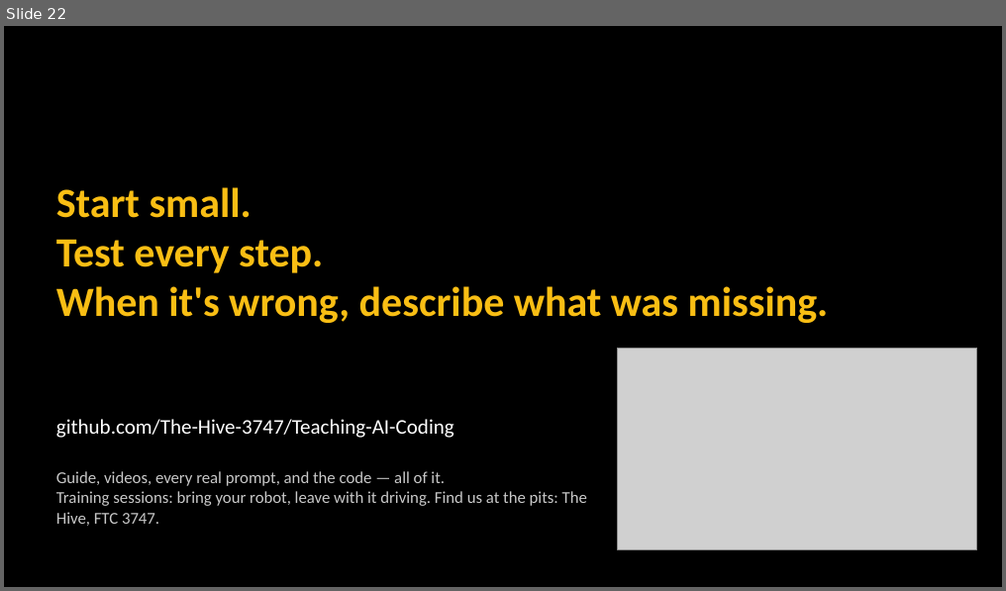
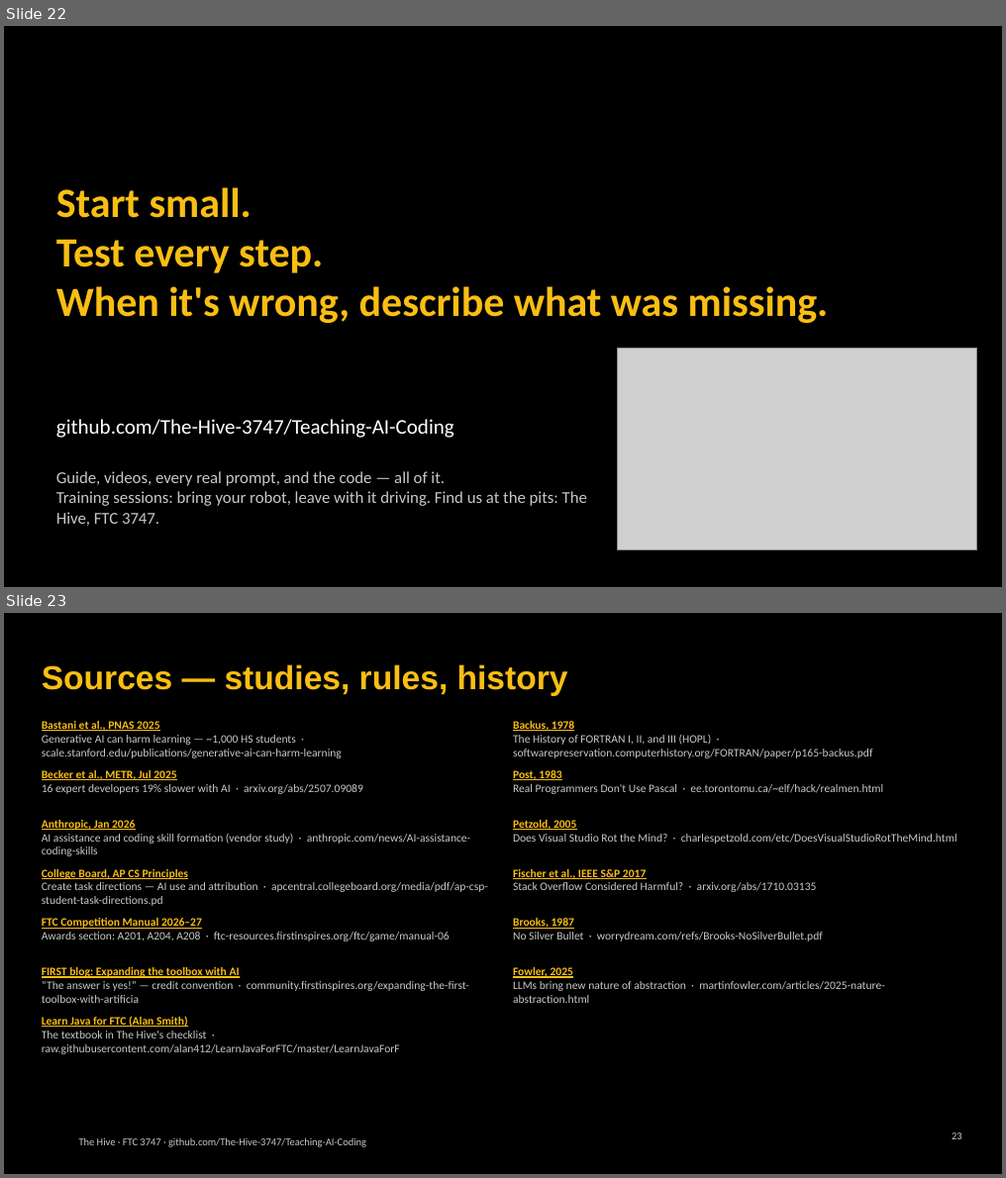
Before and after one commit to The-Hive-3747/Teaching-AI-Coding, a slide deck: slides/kickoff.pptx. Shown one above the other, each under a label of ours: slide 22 before the commit, slides 22 and 23 after it. The pictures are 1006x591 and 1006x1178 pixels, drawn with LibreOffice and Linux fonts; fonts in the diff are those of the drawing; grey boxes stand for pictures; background and template pictures are left out. Boxes give left, top, right and bottom in pixels: in the first picture for what was removed or moved away, otherwise in the second. Text is boxed around its words. In the diff, an @@ line names an element or a change of style, - is before the commit and + after.

```diff
--- a/slides/kickoff.pptx
+++ b/slides/kickoff.pptx
@@ slide 23 added at <box>4,613,1002,1174</box>, background #000000 @@
@@ title added at <box>42,664,568,696</box>, 32 pt, text #F9BE14, bold @@
+Sources — studies, rules, history
@@ text added at <box>42,721,342,759</box>, 11 pt, text #C8C8C8 @@
+Bastani et al., PNAS 2025
+Generative AI can harm learning — ~1,000 HS students · scale.stanford.edu/publications/generative-ai-can-harm-learning
@@ text added at <box>513,721,872,759</box>, 11 pt, text #C8C8C8 @@
+Backus, 1978
+The History of FORTRAN I, II, and III (HOPL) · softwarepreservation.computerhistory.org/FORTRAN/paper/p165-backus.pdf
@@ text added at <box>42,770,363,794</box>, 11 pt, text #C8C8C8 @@
+Becker et al., METR, Jul 2025
+16 expert developers 19% slower with AI · arxiv.org/abs/2507.09089
@@ text added at <box>513,770,883,794</box>, 11 pt, text #C8C8C8 @@
+Post, 1983
+Real Programmers Don't Use Pascal · ee.torontomu.ca/~elf/hack/realmen.html
@@ text added at <box>42,820,470,857</box>, 11 pt, text #C8C8C8 @@
+Anthropic, Jan 2026
+AI assistance and coding skill formation (vendor study) · anthropic.com/news/AI-assistance-coding-skills
@@ text added at <box>513,820,957,844</box>, 11 pt, text #C8C8C8 @@
+Petzold, 2005
+Does Visual Studio Rot the Mind? · charlespetzold.com/etc/DoesVisualStudioRotTheMind.html
@@ text added at <box>42,869,488,906</box>, 11 pt, text #C8C8C8 @@
+College Board, AP CS Principles
+Create task directions — AI use and attribution · apcentral.collegeboard.org/media/pdf/ap-csp-student-task-directions.pd
@@ text added at <box>513,867,817,892</box>, 11 pt, text #C8C8C8 @@
+Fischer et al., IEEE S&P 2017
+Stack Overflow Considered Harmful? · arxiv.org/abs/1710.03135
@@ text added at <box>42,918,450,942</box>, 11 pt, text #C8C8C8 @@
+FTC Competition Manual 2026–27
+Awards section: A201, A204, A208 · ftc-resources.firstinspires.org/ftc/game/manual-06
@@ text added at <box>513,918,823,942</box>, 11 pt, text #C8C8C8 @@
+Brooks, 1987
+No Silver Bullet · worrydream.com/refs/Brooks-NoSilverBullet.pdf
@@ text added at <box>42,966,469,1003</box>, 11 pt, text #C8C8C8 @@
+FIRST blog: Expanding the toolbox with AI
+“The answer is yes!” — credit convention · community.firstinspires.org/expanding-the-first-toolbox-with-artificia
@@ text added at <box>513,966,884,1003</box>, 11 pt, text #C8C8C8 @@
+Fowler, 2025
+LLMs bring new nature of abstraction · martinfowler.com/articles/2025-nature-abstraction.html
@@ text added at <box>42,1016,400,1055</box>, 11 pt, text #C8C8C8 @@
+Learn Java for FTC (Alan Smith)
+The textbook in The Hive's checklist · raw.githubusercontent.com/alan412/LearnJavaForFTC/master/LearnJavaForF
@@ text added at <box>79,1138,366,1148</box>, 10 pt, text #C8C8C8 @@
+The Hive · FTC 3747 · github.com/The-Hive-3747/Teaching-AI-Coding
@@ page number added at <box>951,1133,962,1140</box>, 10 pt, text #C8C8C8 @@
+23
```
Also in this commit, not shown: 1 other slide added, 4 other files.
